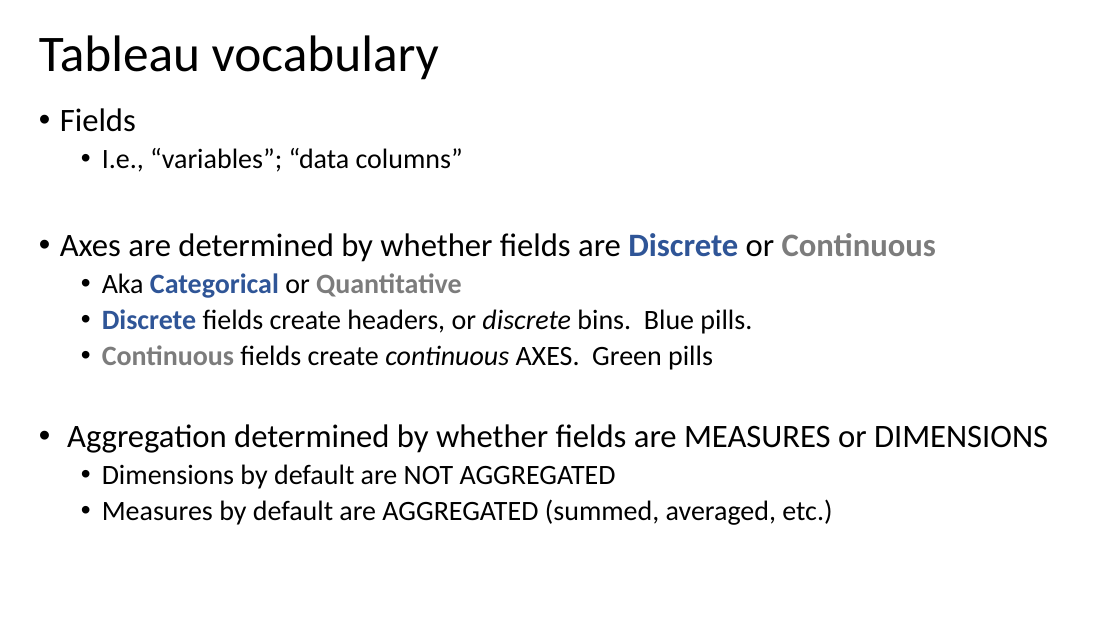
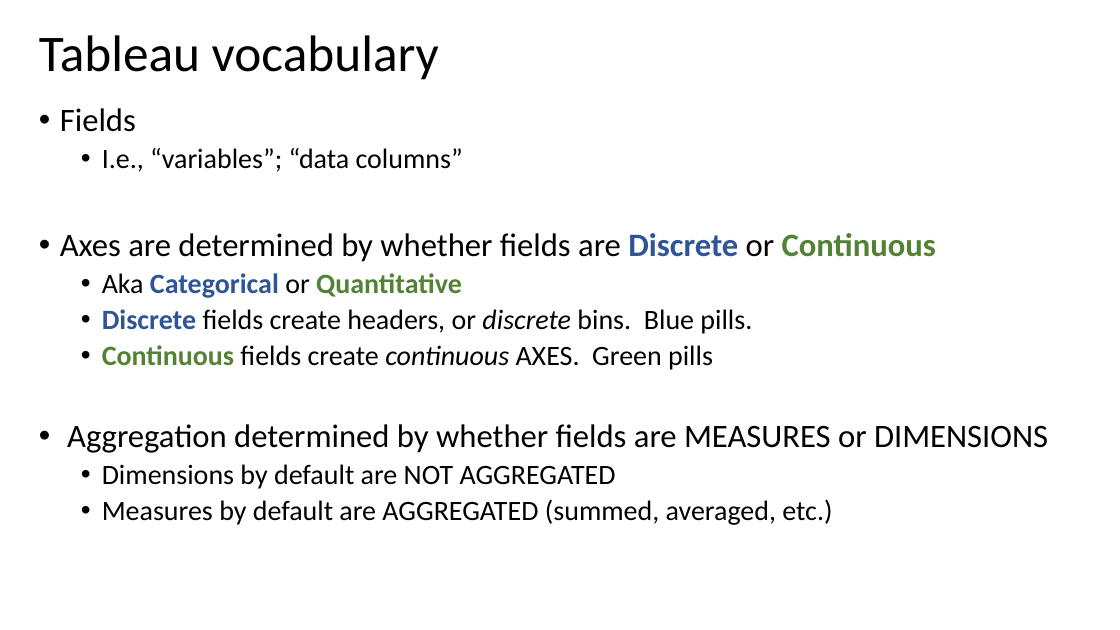
Before and after one commit to WSU-DataScience/SDSS19-dataviz-workshop, a slide deck: slide 8 of slides/Implementation in Tableau.pptx. Drawn at 1120x630 pixels with LibreOffice and Linux fonts; fonts in the diff are those of the drawing. Boxes give left, top, right and bottom in pixels: in the first picture for what was removed or moved away, otherwise in the second. Text is boxed around its words. In the diff, an @@ line names an element or a change of style, - is before the commit and + after.

Commit message:
updated Tableau slides

```diff
--- a/slides/Implementation in Tableau.pptx
+++ b/slides/Implementation in Tableau.pptx
@@ text at [60,233,936,370]: text colour #7C7C7C to #548235 in "Continuous", "Quantitative", "Continuous" @@
```
Also in this commit, not shown: 2 other slides changed, 1 other file.
